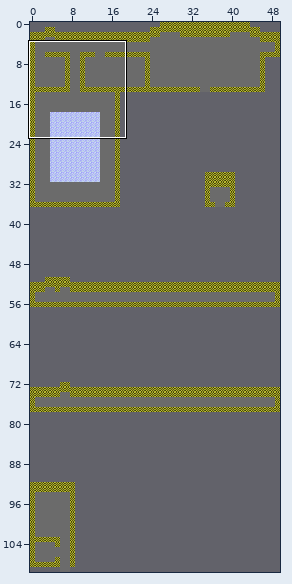
An edit to a level. Tiled map, Assets/Graphics/Maps/Retail/Hotel.tmx. The picture above shows the old version from afar; the outline marks the close-up.
Close-up. Before:
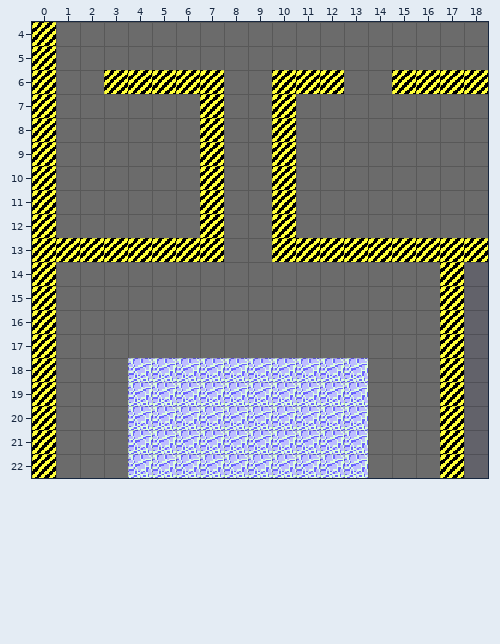
Cells are 16x16 px. Shown: x 0..18, y 4..22. The commit also changed other parts of the map, which this record leaves out.
And afterwards:
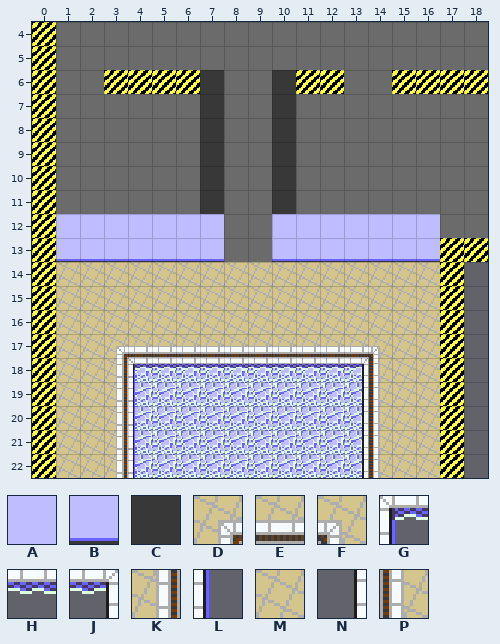
Key: from "Office": A 1, B 11, C 29; from "PoolSide": D 0, E 2, F 4, G 8, H 9, J 10, K 14, L 15, M 16, N 17, P 18.
_ is an empty cell.
Tiles of an added or newly shown layer are drawn over the layers below it.
Diff:
{"where": "layer \"Graphics/BG\" (added)"}
{"y":6,"x":7,"old":"_","new":"C"}
{"y":6,"x":10,"old":"_","new":"C"}
{"y":7,"x":7,"old":"_","new":"C"}
{"y":7,"x":10,"old":"_","new":"C"}
{"y":8,"x":7,"old":"_","new":"C"}
{"y":8,"x":10,"old":"_","new":"C"}
{"y":9,"x":7,"old":"_","new":"C"}
{"y":9,"x":10,"old":"_","new":"C"}
{"y":10,"x":7,"old":"_","new":"C"}
{"y":10,"x":10,"old":"_","new":"C"}
{"y":11,"x":7,"old":"_","new":"C"}
{"y":11,"x":10,"old":"_","new":"C"}
{"y":12,"x":7,"old":"_","new":"A"}
{"y":12,"x":10,"old":"_","new":"A"}
{"y":13,"x":1,"old":"_______","new":"BBBBBBB"}
{"y":13,"x":10,"old":"_______","new":"BBBBBBB"}
{"y":14,"x":1,"old":"________________","new":"MMMMMMMMMMMMMMMM"}
{"y":15,"x":1,"old":"________________","new":"MMMMMMMMMMMMMMMM"}
{"y":16,"x":1,"old":"________________","new":"MMMMMMMMMMMMMMMM"}
{"y":17,"x":1,"old":"________________","new":"MMDEEEEEEEEEEFMM"}
{"y":18,"x":1,"old":"________________","new":"MMKGHHHHHHHHJPMM"}
{"y":19,"x":1,"old":"____","new":"MMKL"}
{"y":19,"x":13,"old":"____","new":"NPMM"}
{"y":20,"x":1,"old":"____","new":"MMKL"}
{"y":20,"x":13,"old":"____","new":"NPMM"}
{"y":21,"x":1,"old":"____","new":"MMKL"}
{"y":21,"x":13,"old":"____","new":"NPMM"}
{"y":22,"x":1,"old":"____","new":"MMKL"}
{"y":22,"x":13,"old":"____","new":"NPMM"}
{"where": "layer \"Graphics/FGWalls\" (added)"}
{"y":12,"x":1,"old":"______","new":"AAAAAA"}
{"y":12,"x":11,"old":"______","new":"AAAAAA"}
{"label":"added","picture_box":[56,70,440,478]}
